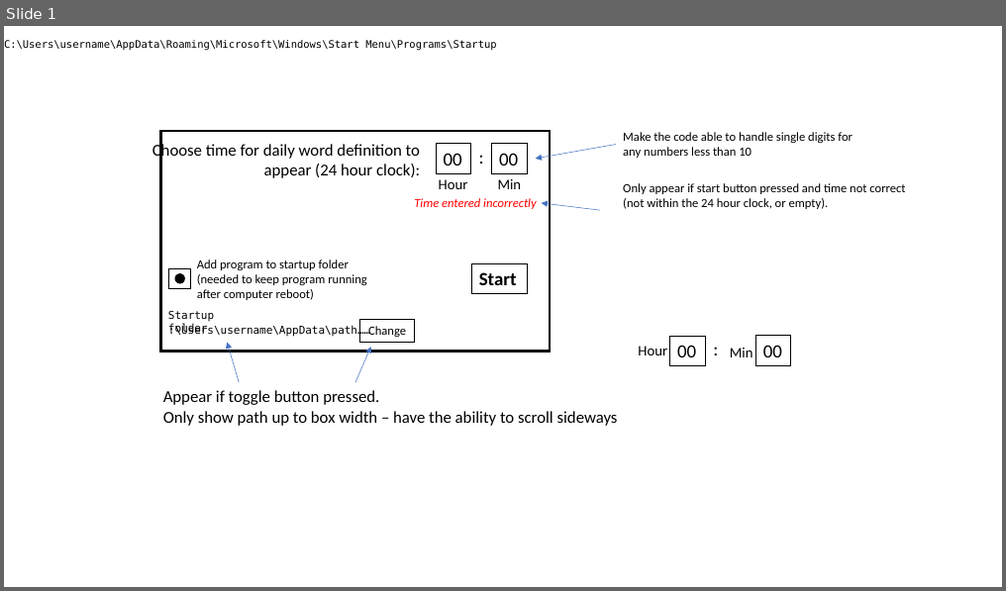
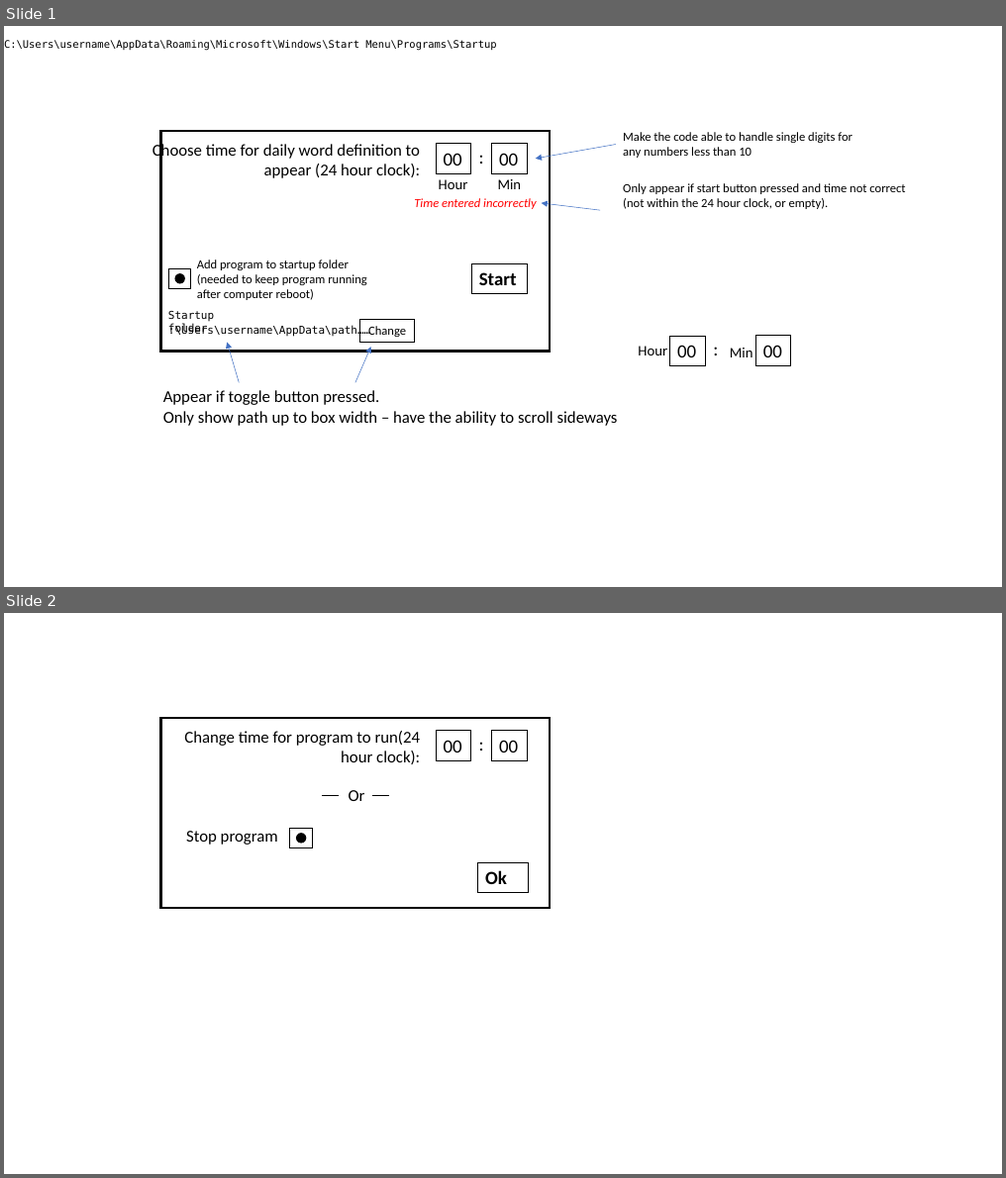
Before and after one commit to timbob04/DailyWordDefinition, a slide deck: extra/design.pptx. Shown one above the other, each under a label of ours: slide 1 before the commit, slides 1 and 2 after it. The pictures are 1006x591 and 1006x1178 pixels, drawn with LibreOffice and Linux fonts; fonts in the diff are those of the drawing. Boxes give left, top, right and bottom in pixels: in the first picture for what was removed or moved away, otherwise in the second. Text is boxed around its words. In the diff, an @@ line names an element or a change of style, - is before the commit and + after.

Commit message:
Finsished making the cleaning the startProgram stuff

```diff
--- a/extra/design.pptx
+++ b/extra/design.pptx
@@ slide 2 added at [4, 613, 1002, 1174], background #FFFFFF @@
@@ rectangle added at [161, 718, 549, 908], outline #000000 2.25 pt @@
@@ text added at [184, 731, 420, 764], 16 pt, text #000000 @@
+Change time for program to run(24 hour clock):
@@ rectangle added at [436, 731, 471, 761], outline #000000 0.75 pt, 18 pt, text #000000 @@
+00
@@ text added at [469, 729, 494, 759], 18 pt, text #000000 @@
+:
@@ rectangle added at [492, 731, 528, 761], outline #000000 0.75 pt, 18 pt, text #000000 @@
+00
@@ text added at [349, 790, 365, 801], 16 pt, text #000000 @@
+Or
@@ line added from (322, 796) to (339, 796), #000000 1 pt @@
@@ line added from (372, 796) to (389, 796), #000000 1 pt @@
@@ text added at [186, 831, 278, 845], 16 pt, text #000000 @@
+Stop program
@@ rectangle added at [290, 829, 313, 849], outline #000000 0.75 pt @@
@@ ellipse added at [296, 833, 307, 844], fill #000000 @@
@@ rectangle added at [478, 863, 528, 893], outline #000000 0.75 pt, 18 pt, text #000000, bold @@
+Ok
```
Also in this commit, not shown: 8 other files.
